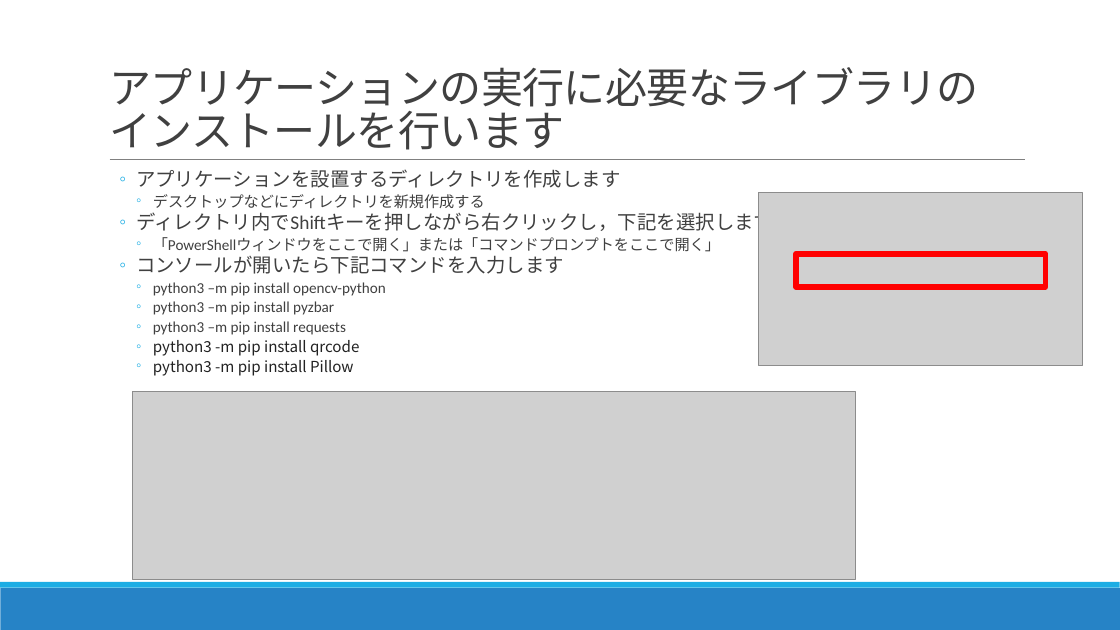
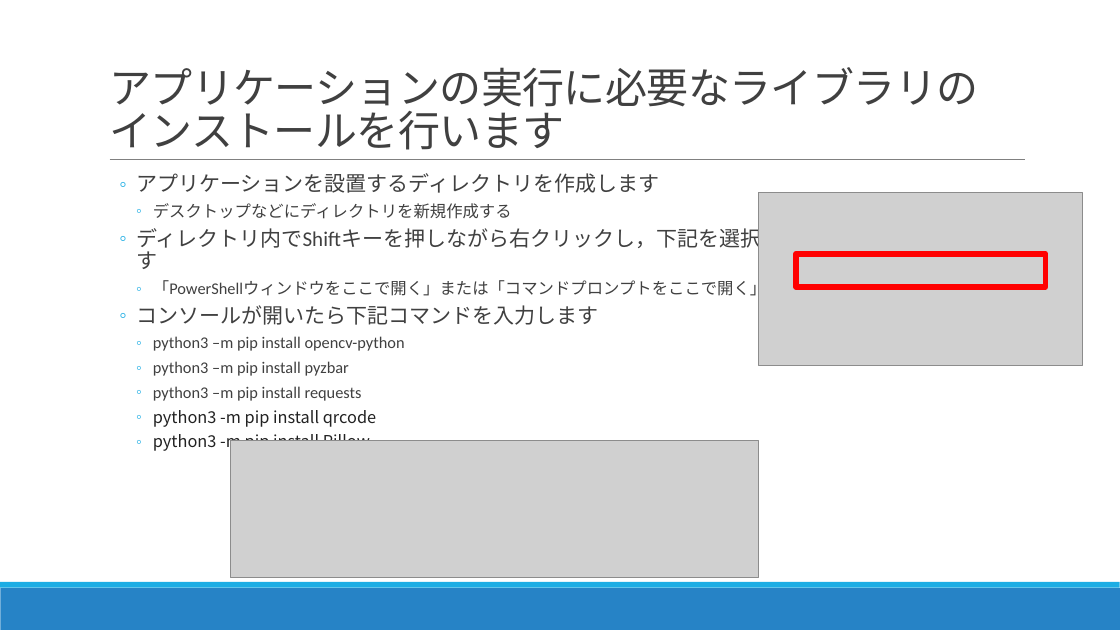
Before and after one commit to nc30mtd/noastec-smiottk, a slide deck: slide 8 of IoTセミナーテキスト.pptx. Drawn at 1120x630 pixels with LibreOffice and Linux fonts; fonts in the diff are those of the drawing; grey boxes stand for pictures. Boxes give left, top, right and bottom in pixels: in the first picture for what was removed or moved away, otherwise in the second. Text is boxed around its words. In the diff, an @@ line names an element or a change of style, - is before the commit and + after.

Commit message:
テキスト修正

```diff
--- a/IoTセミナーテキスト.pptx
+++ b/IoTセミナーテキスト.pptx
@@ text "アプリケーションを設置するディレクトリを作成します" at (x1=136, y1=173, x2=803, y2=453): size 16.6 to 18 pt in "アプリケーションを設置するディレクトリを作成します", "ディレクトリ内でShiftキーを押しながら右クリックし，下記を選択します", "コンソールが開いたら下記コマンドを入力します"; size 12.9 to 14 pt in "デスクトップなどにディレクトリを新規作成する", "「PowerShellウィンドウをここで開く」または「コマンドプロンプトをここで開く」", "python3 –m pip install opencv-python", "python3 –m pip install pyzbar" and 3 more places; line spacing 0.7 to 0.9 @@
@@ picture resized from (x1=133, y1=392, x2=855, y2=580) to (x1=230, y1=440, x2=759, y2=577) @@
```
Also in this commit, not shown: 1 other slide changed, 1 slide added.
